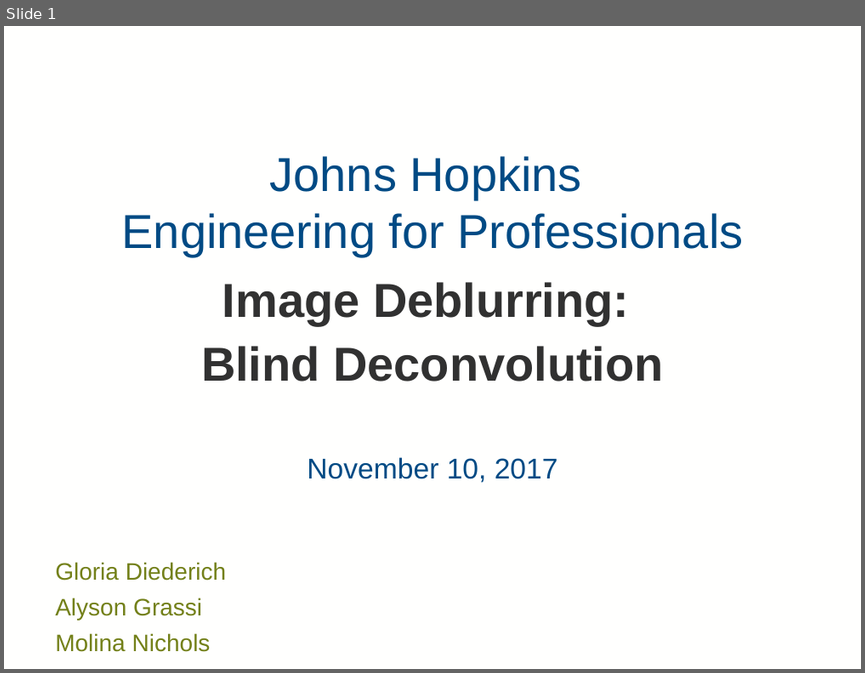
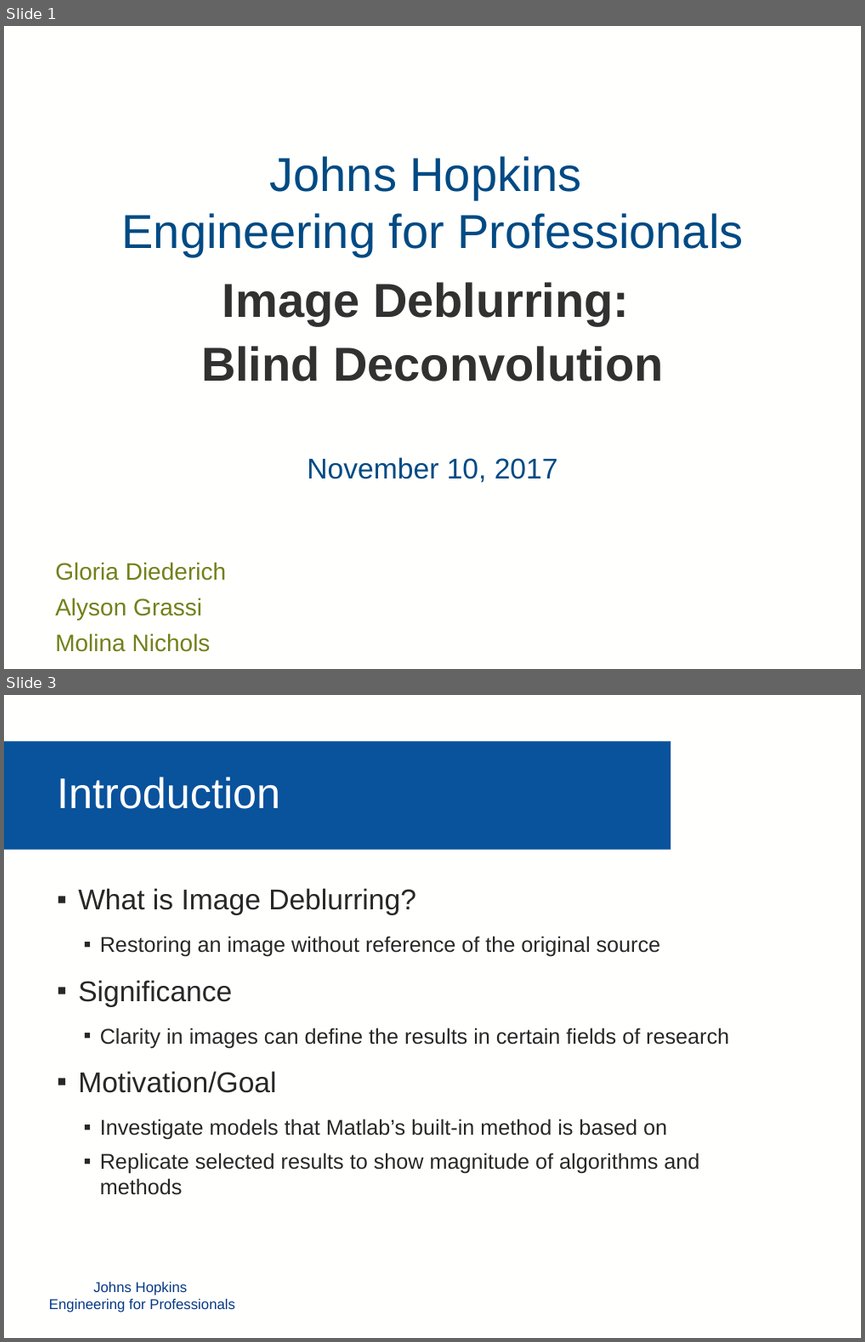
Before and after one commit to mollyn/matrixTheoryProject, a slide deck: Diederich_Grassi_Nichols_PPT.pptx. Shown one above the other, each under a label of ours: slide 1 before the commit, slides 1 and 3 after it; the slides between them are not shown. The pictures are 865x673 and 865x1342 pixels, drawn with LibreOffice and Linux fonts; fonts in the diff are those of the drawing; background and template pictures are left out. Boxes give left, top, right and bottom in pixels: in the first picture for what was removed or moved away, otherwise in the second. Text is boxed around its words. In the diff, an @@ line names an element or a change of style, - is before the commit and + after.

```diff
--- a/Diederich_Grassi_Nichols_PPT.pptx
+++ b/Diederich_Grassi_Nichols_PPT.pptx
@@ slide 3 added at (4,695,861,1338), background #FFFFFE @@
@@ rectangle added at (4,741,670,849), fill #09529C @@
@@ text added at (57,777,280,809), 36 pt, text #FFFFFE @@
+Introduction
@@ text added at (78,888,729,1195), 18 pt, text #272727 @@
+▪ What is Image Deblurring?
+  ▪ Restoring an image without reference of the original source
+▪ Significance
+  ▪ Clarity in images can define the results in certain fields of research
+▪ Motivation/Goal
+  ▪ Investigate models that Matlab’s built-in method is based on
+  ▪ Replicate selected results to show magnitude of algorithms and methods
@@ text added at (49,1281,235,1312), 12 pt, text #053886 @@
+Johns Hopkins
+Engineering for Professionals
```
Also in this commit, not shown: 5 other slides added, 5 slides removed.
